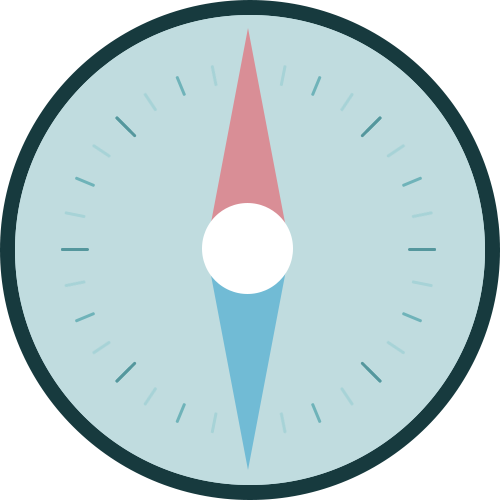
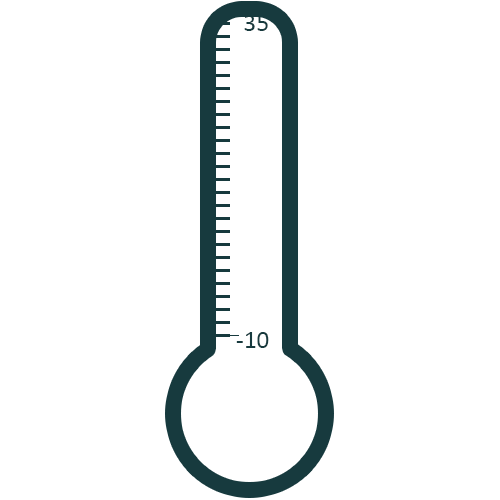
Comparing the layer stacks of the two 500x500 images. Changes:
added group "Termomeer" with 11 layers above "Compass" over 63, 9, 412, 500
added layer "35" in group "Termomeer" over 244, 15, 268, 31
added layer "-10" in group "Termomeer" over 236, 332, 269, 348
added layer "Rektangel 2" in group "Termomeer" over 206, 22, 230, 337
added group "Grupp 2" with 2 layers in group "Termomeer" over 173, 9, 326, 490
added layer "Ellips 4" in group "Grupp 2" over 173, 337, 326, 490
added layer "Avrundad rektangel 5" in group "Grupp 2" over 208, 9, 290, 452
moved "Nål" into group "Compass" over 125, 10, 325, 470
painted on "Ellips 3" over 169, 170, 325, 326
moved "Avrundad rektangel 3" into group "Body" over 61, 62, 436, 437
moved "Avrundad rektangel 4 kopia" into group "Body" over 64, 64, 433, 434
moved "Avrundad rektangel 4" into group "Body" over 61, 62, 436, 437
moved "Ellips 2 kopia 2" into group "Body" over 15, 15, 485, 485
moved "Ellips 2 kopia" into group "Body" over 15, 15, 485, 485
moved "Ellips 2" into group "Body" over 0, 0, 500, 500
